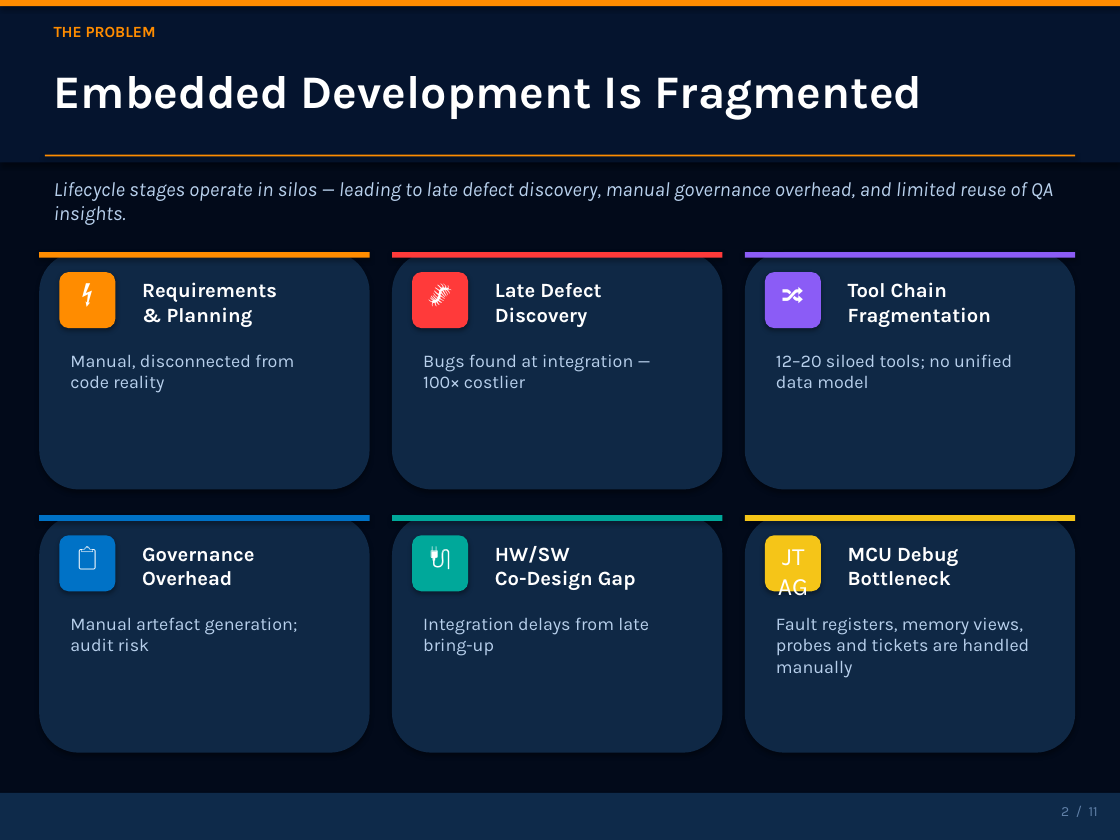
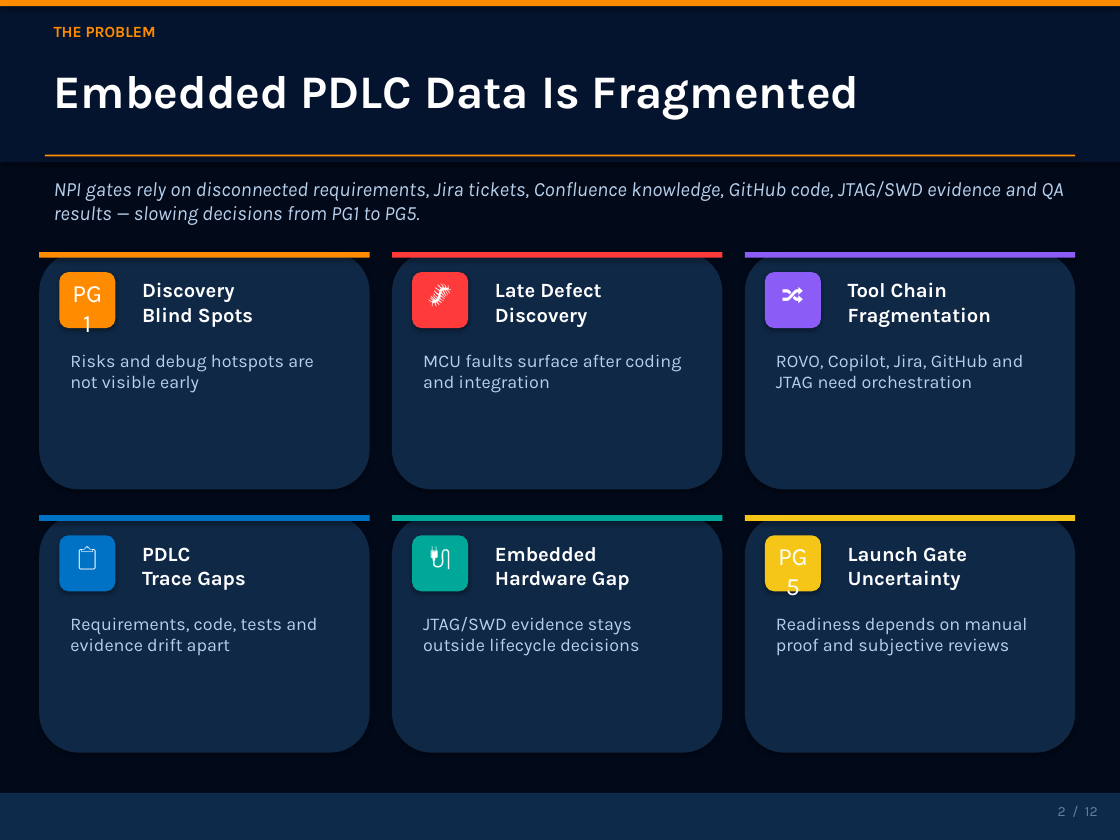
Before and after one commit to shyamnexus/HON_PPT, a slide deck: slide 2 of AI-Driven Embedded Product Lifecycle OrchestratorV3.pptx. Drawn at 1120x840 pixels with LibreOffice and Linux fonts; fonts in the diff are those of the drawing. Boxes give left, top, right and bottom in pixels: in the first picture for what was removed or moved away, otherwise in the second. Text is boxed around its words. In the diff, an @@ line names an element or a change of style, - is before the commit and + after.

```diff
--- a/AI-Driven Embedded Product Lifecycle OrchestratorV3.pptx
+++ b/AI-Driven Embedded Product Lifecycle OrchestratorV3.pptx
@@ text at (x1=54, y1=76, x2=860, y2=119): text changed @@
-Embedded Development Is Fragmented
+Embedded PDLC Data Is Fragmented
@@ text at (x1=54, y1=181, x2=1063, y2=225): text changed @@
-Lifecycle stages operate in silos — leading to late defect discovery, manual governance overhead, and limited reuse of QA insights.
+NPI gates rely on disconnected requirements, Jira tickets, Confluence knowledge, GitHub code, JTAG/SWD evidence and QA results — slowing decisions from PG1 to PG5.
@@ text at (x1=59, y1=272, x2=115, y2=328): text changed @@
-⚡
+PG1
@@ text at (x1=142, y1=282, x2=253, y2=327): text changed @@
-Requirements
-& Planning
+Discovery
+Blind Spots
@@ text at (x1=70, y1=355, x2=314, y2=393): text changed @@
-Manual, disconnected from code reality
+Risks and debug hotspots are not visible early
@@ text at (x1=423, y1=354, x2=681, y2=393): text changed @@
-Bugs found at integration — 100× costlier
+MCU faults surface after coding and integration
@@ text at (x1=776, y1=354, x2=1023, y2=388): text changed @@
-12–20 siloed tools; no unified data model
+ROVO, Copilot, Jira, GitHub and JTAG need orchestration
@@ text at (x1=765, y1=535, x2=821, y2=591): text changed @@
-JTAG
+PG5
@@ text at (x1=142, y1=547, x2=245, y2=590): text changed @@
-Governance
-Overhead
+PDLC
+Trace Gaps
@@ text at (x1=495, y1=547, x2=630, y2=590): text changed @@
-HW/SW
-Co-Design Gap
+Embedded
+Hardware Gap
@@ text at (x1=848, y1=547, x2=967, y2=590): text changed @@
-MCU Debug
-Bottleneck
+Launch Gate
+Uncertainty
@@ text at (x1=70, y1=617, x2=317, y2=655): text changed @@
-Manual artefact generation; audit risk
+Requirements, code, tests and evidence drift apart
@@ text at (x1=423, y1=617, x2=639, y2=656): text changed @@
-Integration delays from late bring-up
+JTAG/SWD evidence stays outside lifecycle decisions
@@ text at (x1=776, y1=618, x2=1027, y2=656): text changed @@
-Fault registers, memory views, probes and tickets are handled manually
+Readiness depends on manual proof and subjective reviews
@@ text at (x1=1058, y1=807, x2=1098, y2=816): text changed @@
-2 / 11
+2 / 12
```
Also in this commit, not shown: 8 other slides changed, 3 slides added, 2 slides removed, 2 other files.
